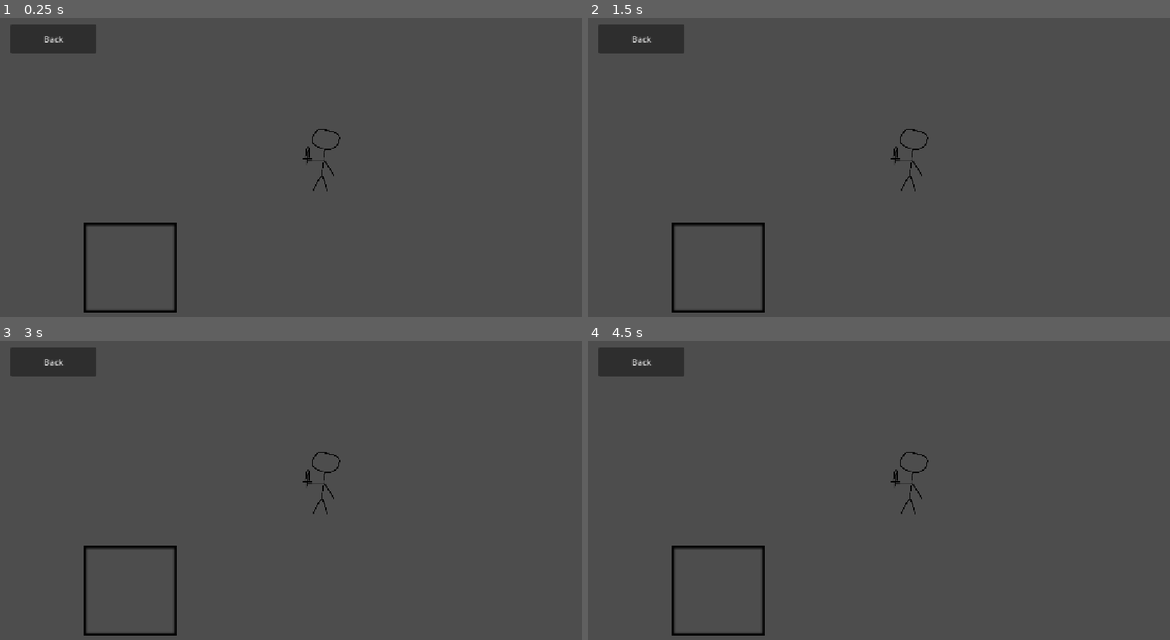
Above: before the commit, frames 1-4 (two rows, left to right).
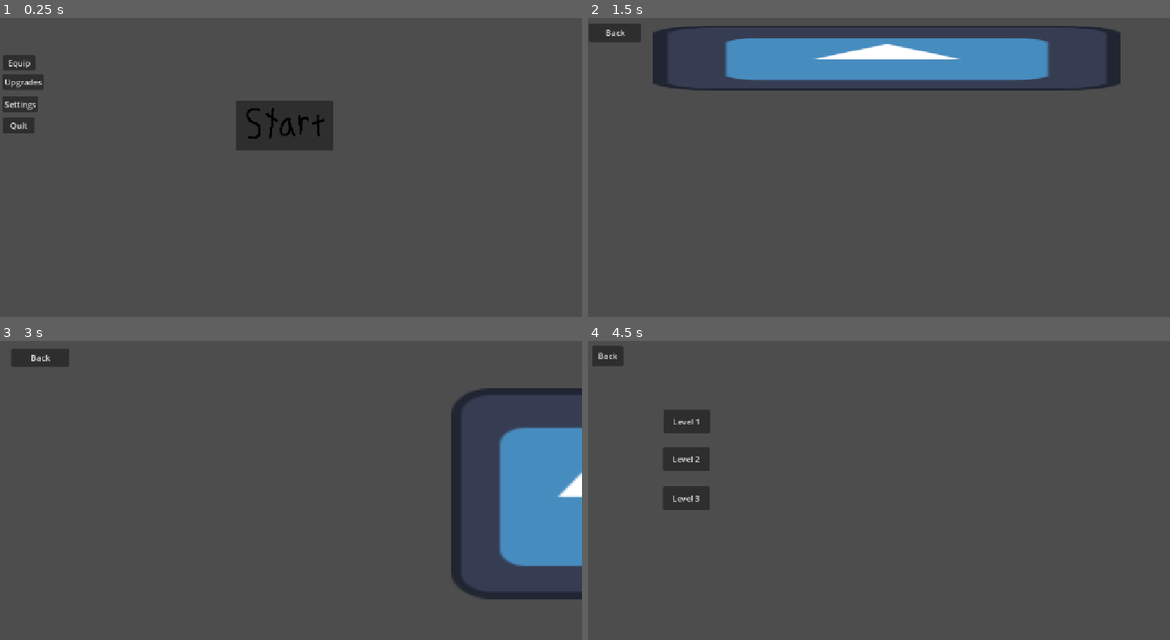
Above: after the commit, the same moments.

Repository: sschultz7177/CsGameBetter
Game: Godot game, scene res://Menu_Folders/Main_Menu/main_menu.tscn
Two runs of this game, one before a commit and one after it. Both use one fixed random seed, a clock stepped at 60 frames per second and the inputs below. Before the commit the project starts from res://Equip/equip.tscn. The engine's default icon, where the game draws it, is replaced by a stand-in: a white triangle on a blue panel in a dark square.
Inputs (mouse positions are in pixels of both pictures, inside the frame that each line leads up to):
- Up to frame 1 (0.25 s): no input
- Up to frame 2 (1.5 s): click (640, 38) at 0.5 s, where only the run before the commit has a clickable "Back"; click (611, 80) at 1.25 s, where only the run after the commit has a clickable "Upgrades"
- Up to frame 3 (3 s): click "Back" at 2 s; click (17, 427) at 2.75 s, where only the run after the commit has a clickable "Settings"
- Up to frame 4 (4.5 s): click "Back" at 3.5 s; click (873, 448) at 4.27 s

The runs differ from the first frame. In frame 1, 5.9% of the frame differs, in the area x 0-59%, y 2-99%; in frame 2, 11%, in the area x 0-92%, y 1-99%; in frame 3, 11%; in frame 4, 3.8%.

Commit message:
Fixed menus

Diff:
--- a/Menu_Folders/Main_Menu/Mainmenu.gd
+++ b/Menu_Folders/Main_Menu/Mainmenu.gd
@@ -1,7 +1,7 @@
 extends Control
 
 func _on_start_pressed() -> void:
-	get_tree().change_scene_to_file("res://Map/map.tscn")
+	get_tree().change_scene_to_file("res://Menu_Folders/Map/map.tscn")
 
 
 func _on_equip_pressed() -> void:
@@ -13,7 +13,7 @@
 
 
 func _on_settings_pressed() -> void:
-	get_tree().change_scene_to_file("res://Settings/settings.tscn")
+	get_tree().change_scene_to_file("res://Menu_Folders/Settings/settings.tscn")
 
 
 func _on_quit_pressed() -> void:
--- a/Menu_Folders/Map/Map.gd
+++ b/Menu_Folders/Map/Map.gd
@@ -12,4 +12,4 @@
 
 
 func _on_back_pressed() -> void:
-	get_tree().change_scene_to_file("res://Main_Menu/main_menu.tscn")
+	get_tree().change_scene_to_file("res://Menu_Folders/Main_Menu/main_menu.tscn")
--- a/Menu_Folders/Settings/Settings.gd
+++ b/Menu_Folders/Settings/Settings.gd
@@ -12,4 +12,4 @@
 
 
 func _on_button_pressed() -> void:
-	get_tree().change_scene_to_file("res://Main_Menu/main_menu.tscn")
+	get_tree().change_scene_to_file("res://Menu_Folders/Main_Menu/main_menu.tscn")
--- a/Upgrades/upgrades.gd
+++ b/Upgrades/upgrades.gd
@@ -12,4 +12,4 @@
 
 
 func _on_back_pressed() -> void:
-	get_tree().change_scene_to_file("res://Main_Menu/main_menu.tscn")
+	get_tree().change_scene_to_file("res://Menu_Folders/Main_Menu/main_menu.tscn")
--- /dev/null
+++ b/Upgrades/upgrades.tscn
@@ -0,0 +1,21 @@
+[gd_scene format=3 uid="uid://8myye4u2d5td"]
+
+[ext_resource type="Script" uid="uid://dcvo0tswx8wnv" path="res://Upgrades/upgrades.gd" id="1_4b1pq"]
+[ext_resource type="Texture2D" uid="uid://cfukwqm51cpmd" path="res://Other_Files/icon.svg" id="2_st27l"]
+
+[node name="Upgrades" type="Node2D" unique_id=1898568569]
+script = ExtResource("1_4b1pq")
+
+[node name="back" type="Button" parent="." unique_id=612934181]
+offset_left = 2.0
+offset_top = 12.0
+offset_right = 105.0
+offset_bottom = 49.0
+text = "Back"
+
+[node name="Icon" type="Sprite2D" parent="." unique_id=703229234]
+position = Vector2(592, 81)
+scale = Vector2(7.234375, 1)
+texture = ExtResource("2_st27l")
+
+[connection signal="pressed" from="back" to="." method="_on_back_pressed"]
--- a/project.godot
+++ b/project.godot
@@ -11,7 +11,7 @@
 [application]
 
 config/name="CSgame"
-run/main_scene="uid://dqmv4htti1tl2"
+run/main_scene="uid://ddo8rna3fngyb"
 config/features=PackedStringArray("4.7", "Forward Plus")
 config/icon="res://Other_Files/icon.svg"
 
Not shown, changed: Other_Files/equip frame.png.import
